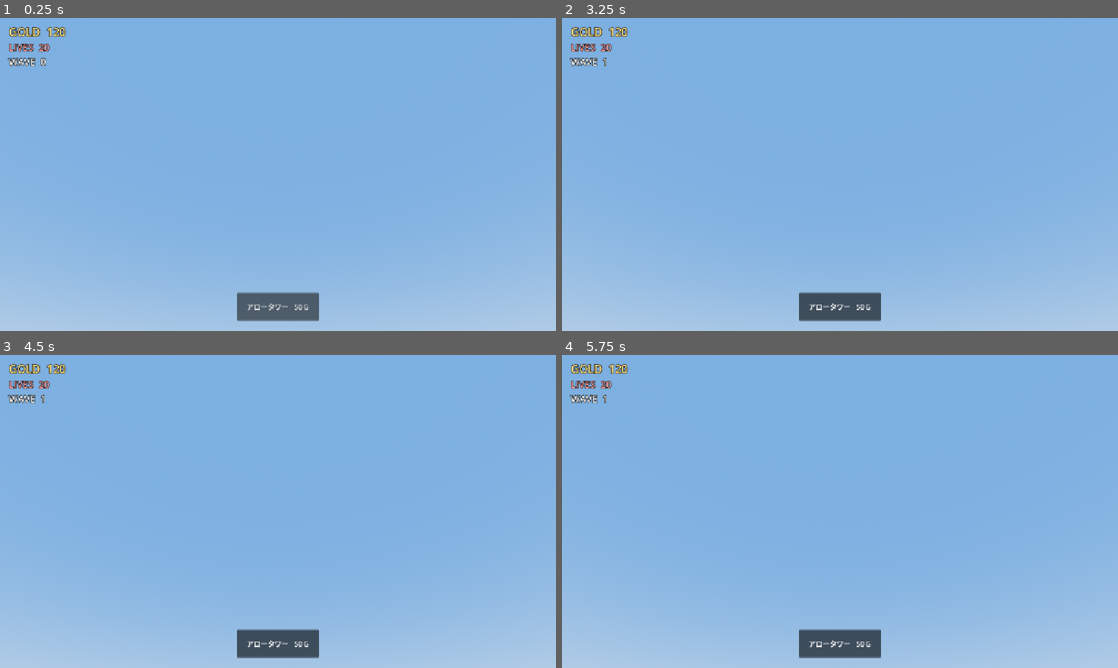
Above: before the commit, frames 1-4 (two rows, left to right).
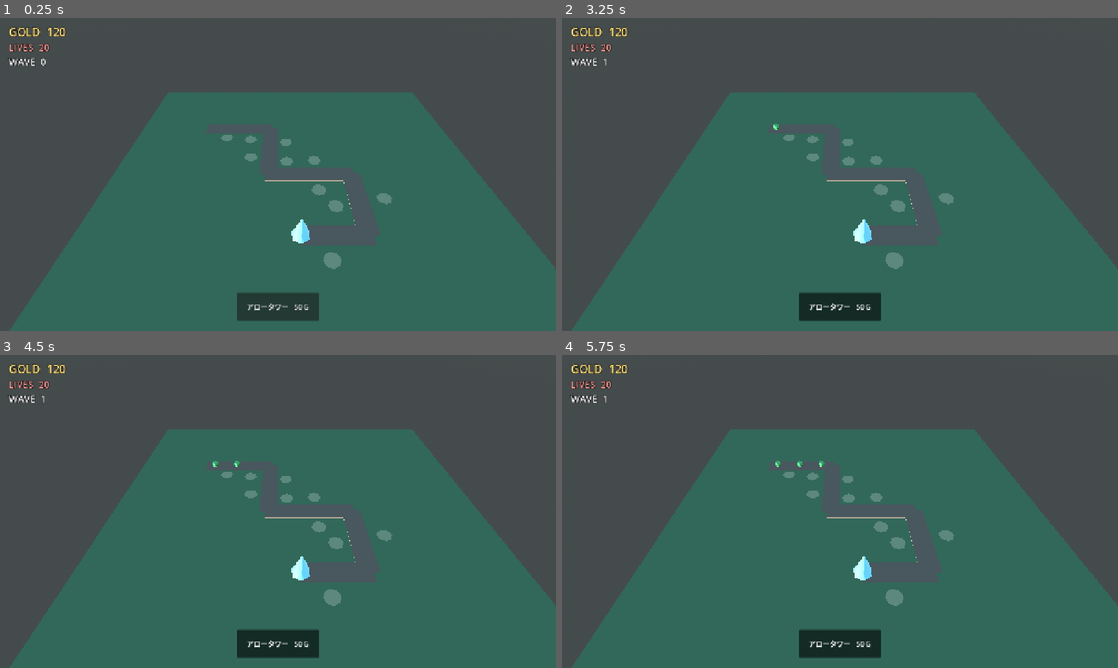
Above: after the commit, the same moments.

Repository: itsuki117/towerdefense
Game: Godot game, scene res://scenes/main.tscn
Two runs of this game, one before a commit and one after it. Both use one fixed random seed, a clock stepped at 60 frames per second and the inputs below.
Inputs (mouse positions are in pixels of both pictures, inside the frame that each line leads up to):
- Up to frame 1 (0.25 s): no input
- Up to frame 2 (3.25 s): click "アロータワー 50 G" at 0.5 s; click "アロータワー 50 G" at 1.25 s; click "アロータワー 50 G" at 2 s; tap Enter at 2.75 s; move the mouse to (962, 158) at 2.77 s; click (962, 158) at 2.92 s
- Up to frame 3 (4.5 s): move the mouse to (166, 527) at 3.52 s; click (166, 527) at 3.67 s; tap Space at 4.25 s; move the mouse to (333, 442) at 4.27 s; click (333, 442) at 4.42 s
- Up to frame 4 (5.75 s): move the mouse to (812, 574) at 5.02 s; click (812, 574) at 5.17 s

The runs differ from the first frame. In frame 1, 100% of the frame differs, in the area x 0-100%, y 0-100%; in frame 2, 100%; in frame 3, 100%; in frame 4, 100%.

Commit message:
カメラの向きを Transform3D 直書きから注視点ベースに変更
エディタで少し触るだけで向きが変わり、その値が保存されて空を向いてしまう
状態が繰り返し起きていたため、向きを持たせるのをやめた。

- camera_rig.gd (@tool): look_at_target を見るように毎回向きを計算する
  誤って回してもシーンを開き直せば戻る。画角は position か look_at_target で調整

Co-Authored-By: Claude Opus 5 <noreply@anthropic.com>

Diff:
--- a/scenes/main.tscn
+++ b/scenes/main.tscn
@@ -17,6 +17,7 @@
 [ext_resource type="Script" uid="uid://v5vi8hj3uv3o" path="res://scripts/build_manager.gd" id="15_build_manager"]
 [ext_resource type="PackedScene" path="res://scenes/build_spot.tscn" id="16_build_spot"]
 [ext_resource type="Script" path="res://scripts/result_screen.gd" id="17_result_screen"]
+[ext_resource type="Script" path="res://scripts/camera_rig.gd" id="18_camera_rig"]
 
 [sub_resource type="ProceduralSkyMaterial" id="ProceduralSkyMaterial_sky"]
 sky_top_color = Color(0.38, 0.55, 0.78, 1)
@@ -78,6 +79,7 @@
 [node name="Camera3D" type="Camera3D" parent="." unique_id=2093905404]
 transform = Transform3D(1, 0, 0, 0, 0.7399, -0.6727, 0, 0.6727, 0.7399, -2, 20, 22)
 fov = 60.0
+script = ExtResource("18_camera_rig")
 
 [node name="Level" type="Node3D" parent="." unique_id=58941780]
 
--- /dev/null
+++ b/scripts/camera_rig.gd
@@ -0,0 +1,30 @@
+@tool
+extends Camera3D
+## マップを見下ろす固定カメラ。
+##
+## 向きを Transform3D の 9 個の数値で持つと、エディタで少し触っただけで
+## 空を向いてしまい、その値がそのまま保存されてしまう。
+## そこで「どこを見るか」だけを持ち、向きは位置から毎回計算する。
+## @tool なので、誤って回してしまってもシーンを開き直せば元に戻る。
+## 画角を変えたいときは position か look_at_target を動かす。
+
+## このワールド座標を見る。マップのだいたい中央。
+@export var look_at_target := Vector3(-2.0, 0.0, 0.0):
+	set(value):
+		look_at_target = value
+		_aim()
+
+
+func _ready() -> void:
+	_aim()
+
+
+func _aim() -> void:
+	# シーン読み込み中は setter が先に走るので、ツリーに入るまでは何もしない。
+	if not is_inside_tree():
+		return
+	var to_target := look_at_target - global_position
+	# 真上や真下からだと up ベクトルと平行になり look_at が失敗する。
+	if Vector2(to_target.x, to_target.z).length() < 0.001:
+		return
+	look_at(look_at_target, Vector3.UP)
Not shown, added: scripts/result_screen.gd.uid
